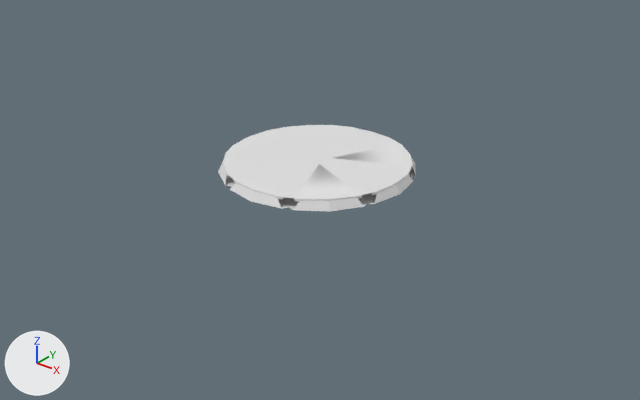
A saved change to the FBX model BuildingBlocks/Content/Assets/TowerAssets/Elevator_Main_Base_Middle.FBX.
Both versions are drawn from a 50 mm lens placed at (19.36, -24.07, 13.59), pointed at (0.45, -0.42, -1.08). The axes (+X, +Y, +Z) are drawn at lower left. The lights are the same throughout. Where no turn or scale is listed for an object, it has been applied to the vertices.

The first picture shows 'Elevator_Middle'.
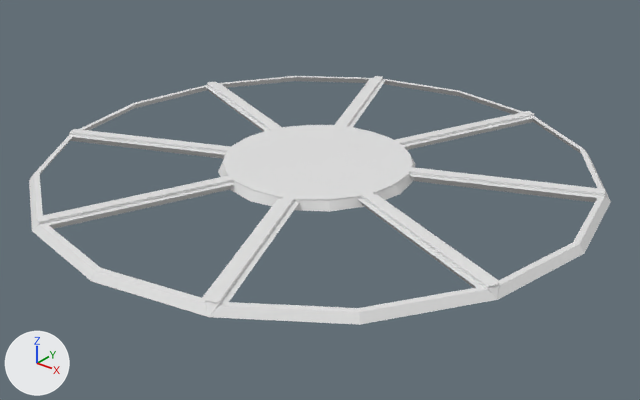
Where the change shows, as pixel boxes (x1, y1, x2, y2) in the pictures (640 x 400 px):
'Elevator_Middle', reshaped (193% wider, 184% taller): before (218, 125, 416, 212); after (29, 76, 611, 325)
part 1 of me_mesh, added: after (29, 76, 611, 325)

What changed in the scene script:
```text
Change me_mesh:
    used by ob_elevator_middle; location = (0.0, 0.0, 0.0)
    remove me_mesh.from_pydata(...)  # 210 vertices, 176 faces; spans x -3.76..3.76, y -3.76..3.76, z 0.0..0.37
    add me_mesh.from_pydata(...)  # 434 vertices, 944 faces; spans x -10.67..10.67, y -10.67..10.67, z 0.0..0.37
    me_mesh part 1: 224 vertices added at x -10.67..10.67, y -10.67..10.67, z 0.0..0.37
```
